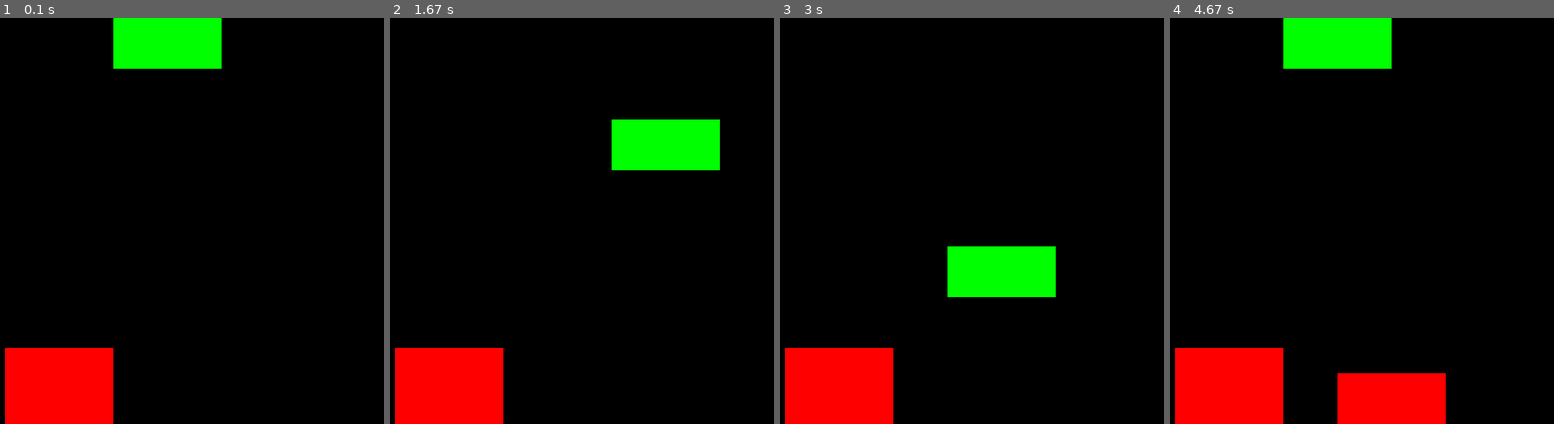
Above: before the commit, frames 1-4 (left to right).
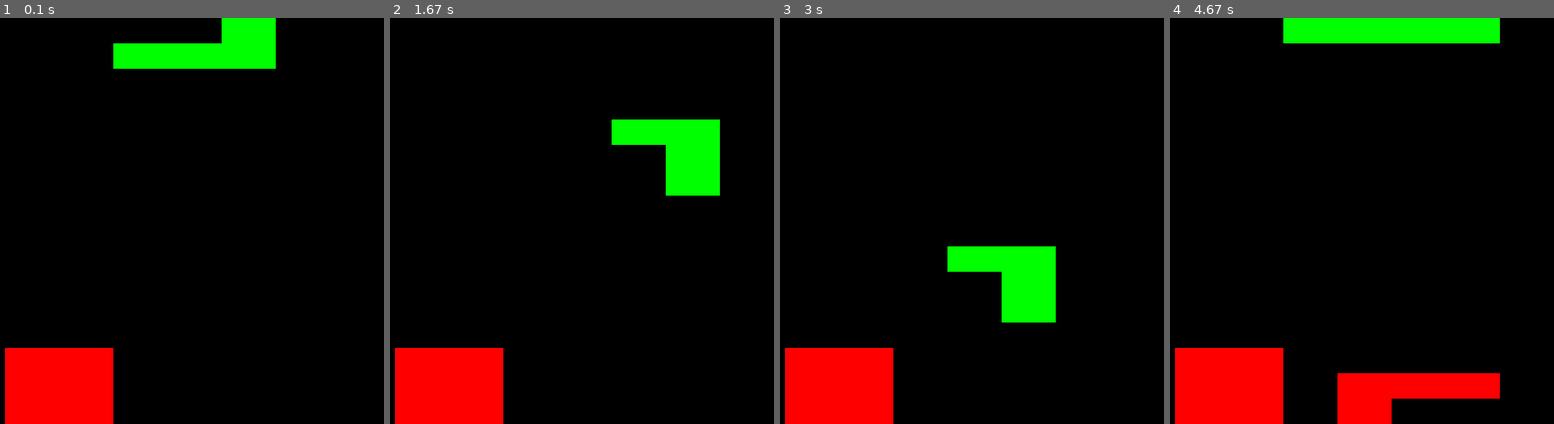
Above: after the commit, the same moments.

Repository: gaspa/pygame-tetris
Game: pygame game, started from main.py
The game is run twice, just before and just after one commit, with the same random seed, the same clock (stepped at 60 frames per second) and the same inputs.
Inputs:
- Up to frame 1 (0.1 s): no input
- Up to frame 2 (1.67 s): hold Space 0.33-0.8 s; hold Right 0.33-0.8 s; hold Right 0.83-1.3 s; tap Space at 0.9, 1.2, 1.4 s; hold Up 1.33-1.63 s
- Up to frame 3 (3 s): hold Right 1.67-2.13 s; tap Space at 1.73, 2.03, 2.23, 2.53, 2.8 s; hold Left 2.17-2.7 s; hold Left from 2.73 s (still down)
- Up to frame 4 (4.67 s): tap Space at 3.1, 3.23, 3.63, 3.93, 4.3, 4.6 s; release Left at 3.13 s; hold Up 3.17-3.53 s; hold Right 3.57-4.2 s; hold Left from 4.23 s (still down)

The runs differ from the first frame. In frame 1, 3.5% of the frame differs, in the area x 29-72%, y 0-13%; in frame 2, 1.8%; in frame 3, 1.8%; in frame 4, 5.3%, in the area x 29-86%, y 0-100%.

Commit message:
add rotate command

Diff:
--- a/tetris/interface.py
+++ b/tetris/interface.py
@@ -62,6 +62,8 @@
                         self.board.move_piece_left()
                     if event.key == pygame.K_RIGHT:
                         self.board.move_piece_right()
+                    if event.key == pygame.K_UP:
+                        self.board.pieces[0].rotate()
 
             self.screen.fill(black)
             # draw the board:
--- a/tetris/models.py
+++ b/tetris/models.py
@@ -1,5 +1,20 @@
 #!/usr/bin/env python
 import random
+
+shapes = [[[1, 1],
+           [1, 1]],
+          [[1, 1, 0],
+           [0, 1, 1]],
+          [[0, 1, 1],
+           [1, 1, 0]],
+          [[1, 1, 1, 1]],
+          [[1, 1, 1],
+           [0, 1, 0]],
+          [[1, 0, 0],
+           [1, 1, 1]],
+          [[0, 0, 1],
+           [1, 1, 1]]
+          ]
 
 
 class Piece(object):
@@ -9,10 +24,6 @@
 
     @staticmethod
     def _generate_shape():
-        shapes = [[[1, 1],
-                   [1, 1]],
-                  [[0, 1, 1, 0],
-                   [0, 0, 1, 1]]]
         random_shape = random.randrange(0, len(shapes))
         return shapes[random_shape]
 
@@ -27,6 +38,11 @@
     @property
     def width(self):
         return len(self.shape[0])
+
+    def rotate(self):
+        self.shape = [[self.shape[y][x]
+                       for y in range(len(self.shape))]
+                      for x in range(len(self.shape[0]) - 1, -1, -1)]
 
 
 class Board(object):
@@ -61,14 +77,14 @@
     def move_piece_left(self):
         for piece in self.pieces:
             if piece.position[1] > 0:
-                new_position = (piece.position[0], piece.position[1]-1)
+                new_position = (piece.position[0], piece.position[1] - 1)
                 if not self._check_collision(new_position, piece.shape):
                     piece.position = new_position
 
     def move_piece_right(self):
         for piece in self.pieces:
             if piece.position[1] + piece.width < Board.cols:
-                new_position = (piece.position[0], piece.position[1]+1)
+                new_position = (piece.position[0], piece.position[1] + 1)
                 if not self._check_collision(new_position, piece.shape):
                     piece.position = new_position
 
